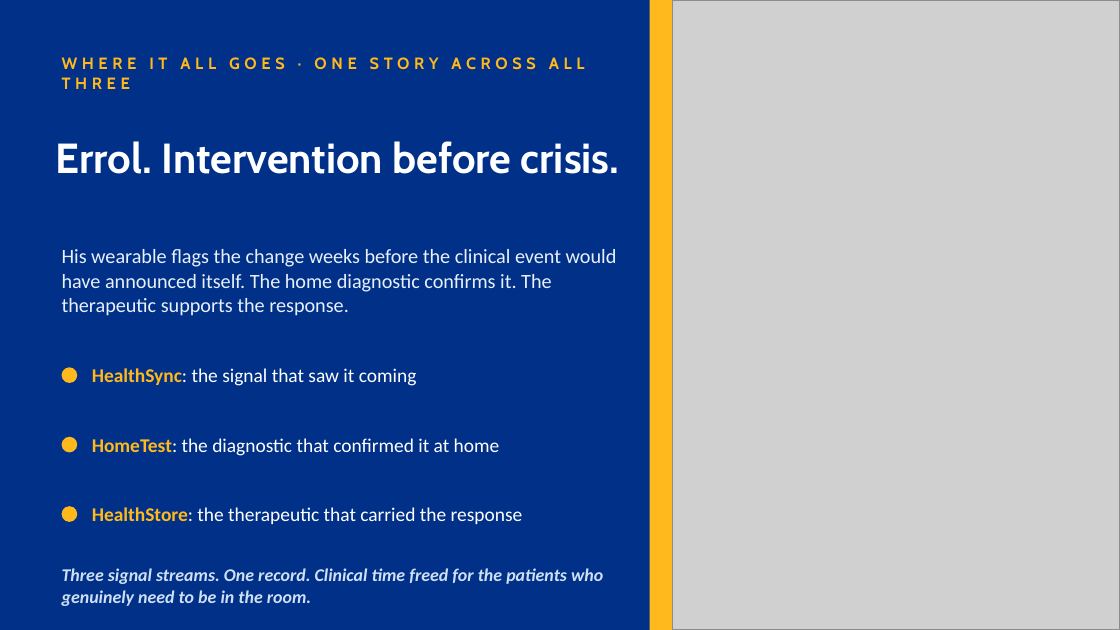
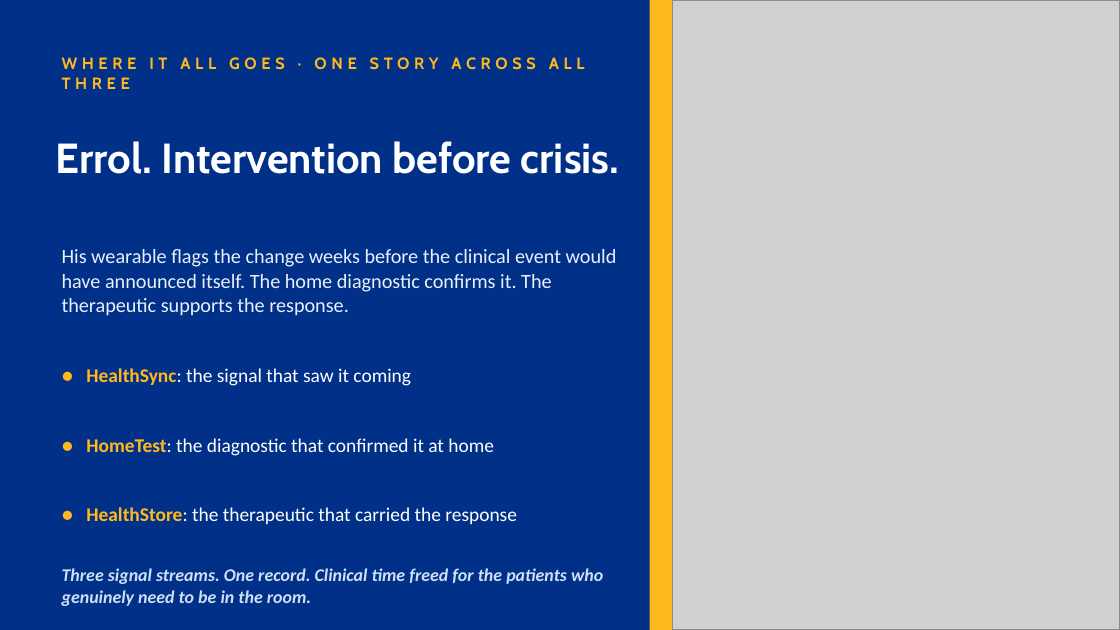
Before and after one commit to ScottEason1967/dtx-ecosystem, a slide deck: slide 12 of hearts-and-minds/hm-deck-01-commissioner-sarah-v3.pptx. Drawn at 1120x630 pixels with LibreOffice and Linux fonts; fonts in the diff are those of the drawing; grey boxes stand for pictures. Boxes give left, top, right and bottom in pixels: in the first picture for what was removed or moved away, otherwise in the second. Text is boxed around its words. In the diff, an @@ line names an element or a change of style, - is before the commit and + after.

```diff
--- a/hearts-and-minds/hm-deck-01-commissioner-sarah-v3.pptx
+++ b/hearts-and-minds/hm-deck-01-commissioner-sarah-v3.pptx
@@ ellipse removed at <box>62,367,77,383</box> @@
@@ text at <box>86,368,411,386</box>: text changed @@
-HealthSync: the signal that saw it coming
+● HealthSync: the signal that saw it coming
@@ ellipse removed at <box>62,437,77,452</box> @@
@@ text at <box>86,438,494,456</box>: text changed @@
-HomeTest: the diagnostic that confirmed it at home
+● HomeTest: the diagnostic that confirmed it at home
@@ ellipse removed at <box>62,506,77,522</box> @@
@@ text at <box>86,507,517,524</box>: text changed @@
-HealthStore: the therapeutic that carried the response
+● HealthStore: the therapeutic that carried the response
```
